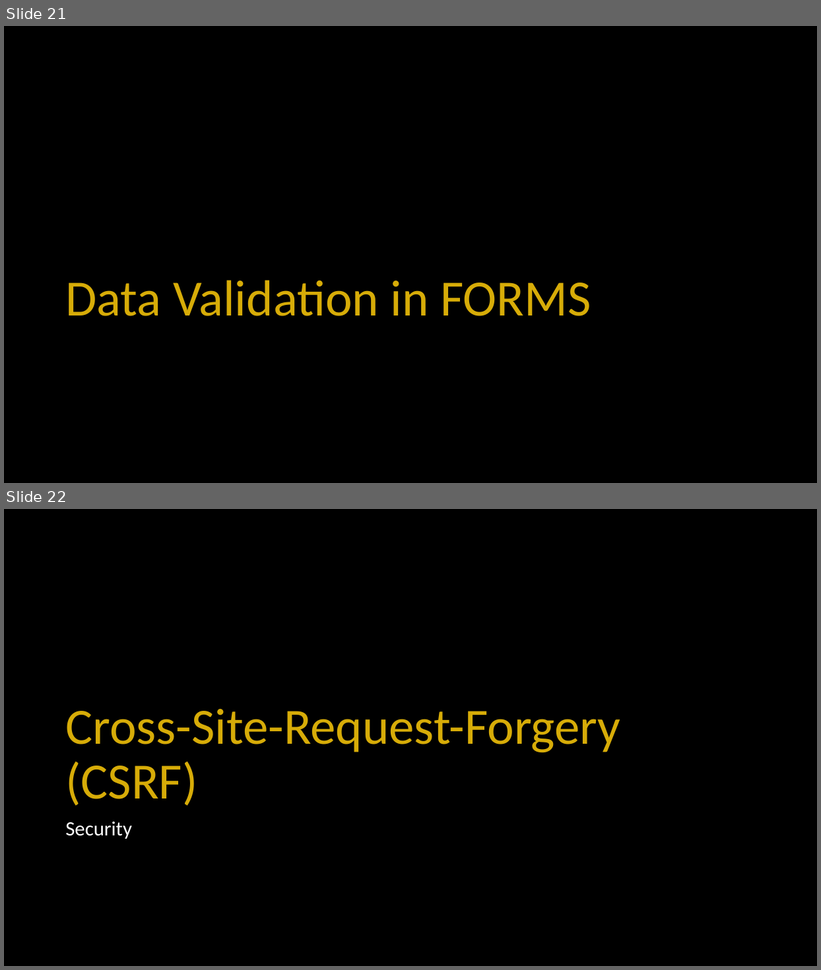
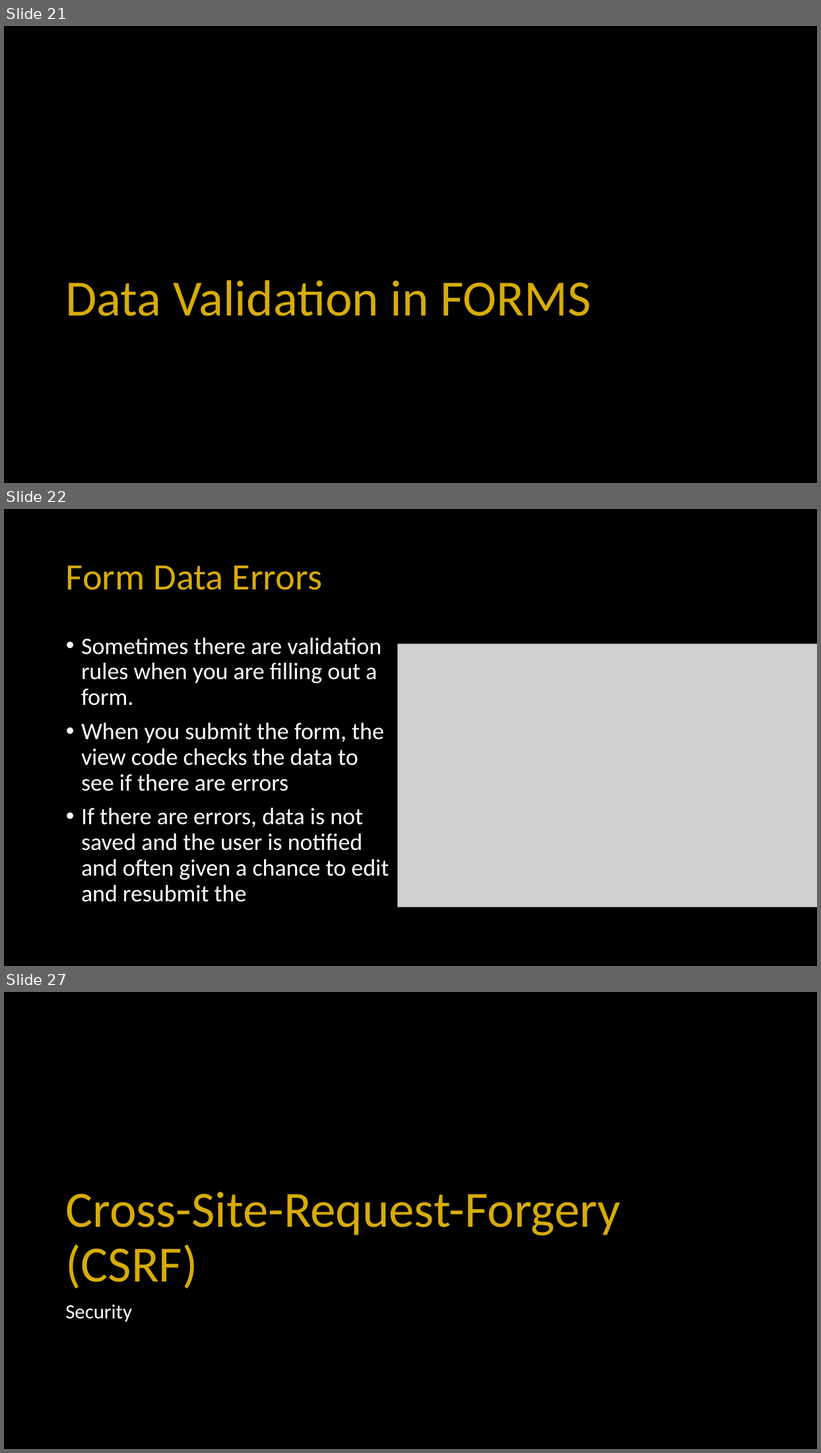
Before and after one commit to csev/dj4e, a slide deck: lectures/DJ-07-Forms.pptx. Shown one above the other, each under a label of ours: slides 21 and 22 before the commit, slides 21, 22 and 27 after it; the slides between them are not shown. The pictures are 821x970 and 821x1453 pixels, drawn with LibreOffice and Linux fonts; fonts in the diff are those of the drawing; grey boxes stand for pictures. Boxes give left, top, right and bottom in pixels: in the first picture for what was removed or moved away, otherwise in the second. Text is boxed around its words. In the diff, an @@ line names an element or a change of style, - is before the commit and + after.

```diff
--- a/lectures/DJ-07-Forms.pptx
+++ b/lectures/DJ-07-Forms.pptx
@@ slide 22 added at bbox=[4, 509, 817, 966], background #000000 @@
@@ title added at bbox=[66, 565, 323, 590], 44 pt, text #D7AC08 @@
+Form Data Errors
@@ text added at bbox=[81, 638, 389, 902], 28 pt, text #FFFFFF @@
+• Sometimes there are validation rules when you are filling out a form.
+• When you submit the form, the view code checks the data to see if there are errors
+• If there are errors, data is not saved and the user is notified and often given a chance to edit and resubmit the
@@ picture added at bbox=[398, 644, 817, 908] @@
@@ what was slide 22 is now slide 27 @@
```
Also in this commit, not shown: 4 other slides added, 6 other files.
